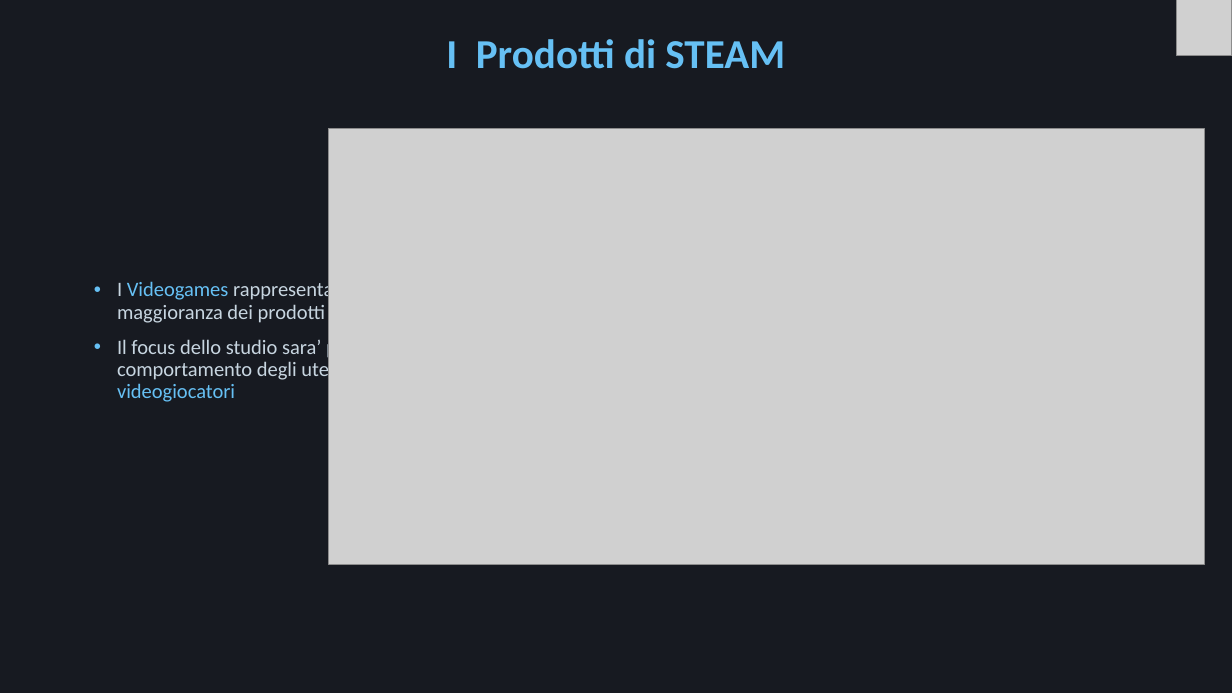
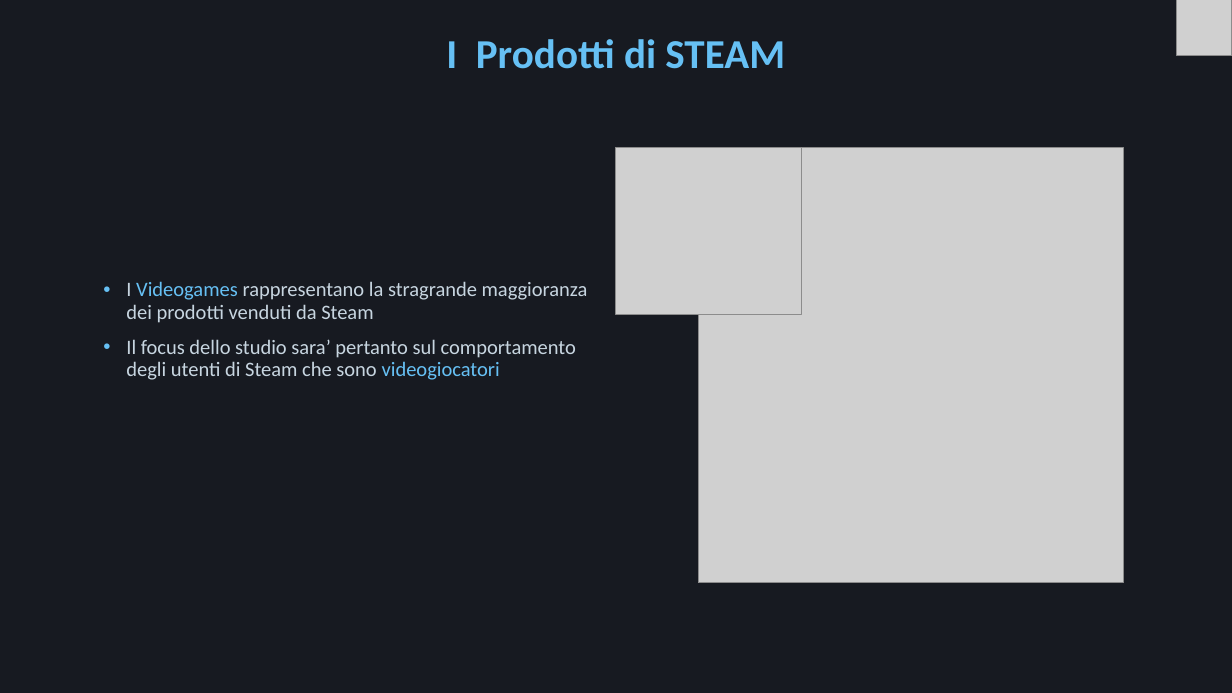
Before and after one commit to Mora11231/VisualizzazioneScientifica, a slide deck: slide 4 of Steam.pptx. Drawn at 1232x693 pixels with LibreOffice and Linux fonts; fonts in the diff are those of the drawing; grey boxes stand for pictures. Boxes give left, top, right and bottom in pixels: in the first picture for what was removed or moved away, otherwise in the second. Text is boxed around its words. In the diff, an @@ line names an element or a change of style, - is before the commit and + after.

```diff
--- a/Steam.pptx
+++ b/Steam.pptx
@@ picture added at [616,148,802,315] @@
@@ picture: place and size @@
-picture at [329,128,1204,565]
+picture at [699,148,1124,583]
@@ text "I Videogames rappresentano la stragrande ..." rewrapped from [117,279,399,402] to [126,281,588,380] @@
```
Also in this commit, not shown: 12 other slides changed, 1 slide added, 1 slide removed, 4 other files.
